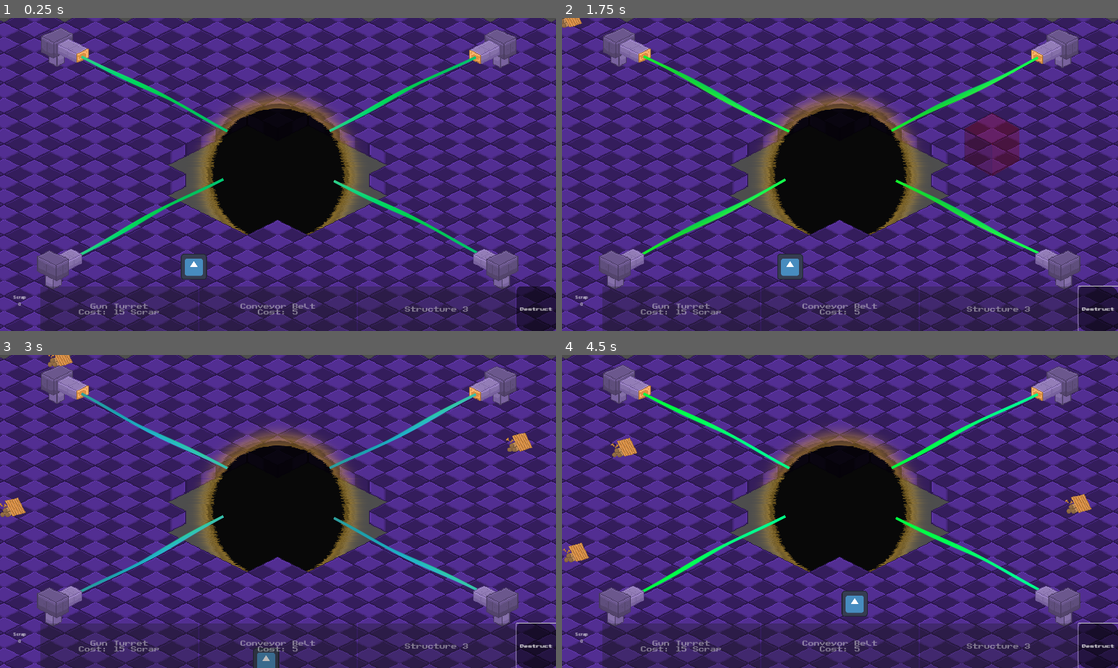
Above: before the commit, frames 1-4 (two rows, left to right).
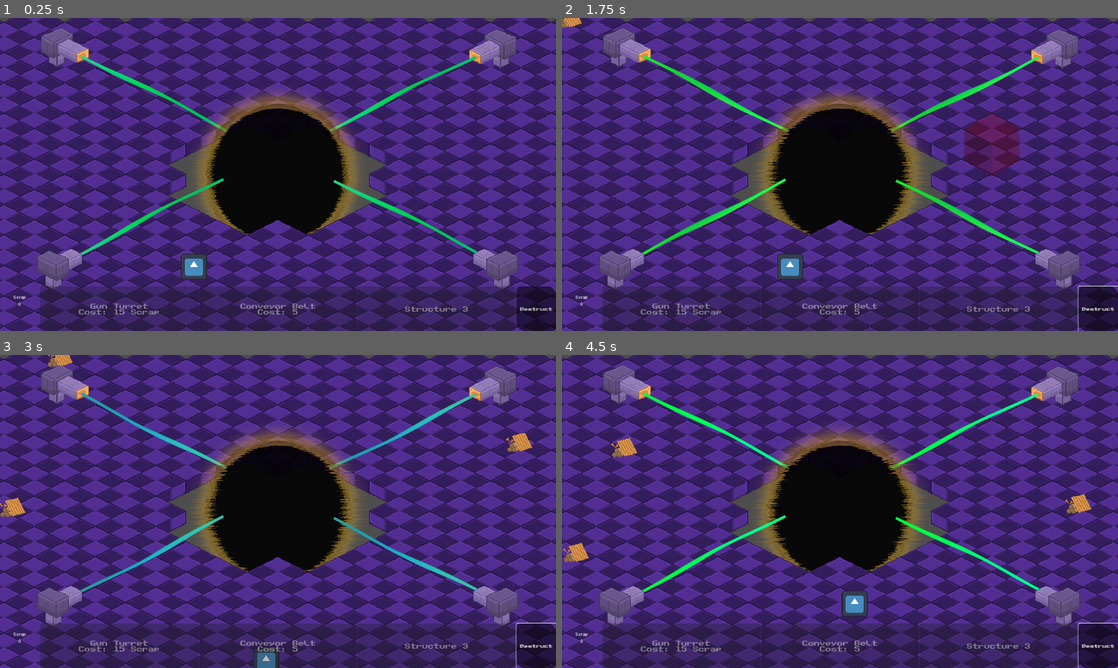
Above: after the commit, the same moments.

Repository: jkostello/Godot-Wild-Jam-69
Game: Godot game, scene res://level.tscn
Same seed, same stepped clock (60 frames per second), same inputs: the game is played once before the commit and once after it. The engine's default icon, where the game draws it, is replaced by a stand-in: a white triangle on a blue panel in a dark square. Sound files missing from this copy of the repository are replaced by a short silence.
Inputs (mouse positions are in pixels of both pictures, inside the frame that each line leads up to):
- Up to frame 1 (0.25 s): no input
- Up to frame 2 (1.75 s): click "Destruct" at 0.5 s; tap Enter at 1.25 s; move the mouse to (962, 158) at 1.27 s; hold D (right) from 1.28 s (still down); hold Space (deselect) from 1.28 s (still down); click (962, 158) at 1.42 s
- Up to frame 3 (3 s): move the mouse to (166, 527) at 2.02 s; release D (right) at 2.03 s; release Space (deselect) at 2.03 s; hold S (down) 2.03-2.78 s; tap 1 (select_structure_1) at 2.1 s; move the mouse to (333, 442) at 2.77 s; hold D (right) from 2.78 s (still down); tap 2 (select_structure_2) at 2.85 s
- Up to frame 4 (4.5 s): move the mouse to (812, 574) at 3.52 s; release D (right) at 3.53 s; hold W (up) 3.53-4.28 s; tap 3 (select_structure_3) at 3.6 s; click (812, 574) at 3.67 s; move the mouse to (1006, 558) at 4.27 s; hold A (left) from 4.28 s (still down); hold R from 4.28 s (still down)

The runs differ from the first frame. In frame 1, 0.4% of the frame differs, in the area x 37-64%, y 27-70%; in frame 2, 0.5%, in the area x 35-65%, y 27-70%; in frame 3, 0.5%; in frame 4, 0.5%.

Commit message:
animated void

Diff:
--- a/enemy.tscn
+++ b/enemy.tscn
@@ -14,6 +14,7 @@
 [node name="Enemy" type="CharacterBody2D"]
 modulate = Color(1, 1, 1, 0)
 collision_layer = 4
+collision_mask = 5
 motion_mode = 1
 script = ExtResource("1_2offh")
 
@@ -35,14 +36,16 @@
 shape = SubResource("CircleShape2D_r0t7i")
 debug_color = Color(0.945098, 0.239216, 0, 0.231373)
 
-[node name="Line2D" type="Line2D" parent="."]
-points = PackedVector2Array(0, 0, 0, 0)
-default_color = Color(0, 0, 0, 1)
-
 [node name="Icon" type="Sprite2D" parent="."]
 modulate = Color(0.258824, 0.254902, 0.254902, 1)
 scale = Vector2(0.475, 0.475)
 texture = ExtResource("1_k5c3l")
+
+[node name="Line2D" type="Line2D" parent="."]
+points = PackedVector2Array(0, 0, 0, 0)
+default_color = Color(0, 0, 0, 1)
+begin_cap_mode = 2
+end_cap_mode = 2
 
 [node name="Attack" type="AudioStreamPlayer" parent="."]
 stream = ExtResource("3_xrptl")
--- a/laser.tscn
+++ b/laser.tscn
@@ -15,6 +15,23 @@
 radius = 34.8745
 height = 235.427
 
+[sub_resource type="SpriteFrames" id="SpriteFrames_83u5x"]
+animations = [{
+"frames": [{
+"duration": 1.0,
+"texture": ExtResource("2_e7556")
+}, {
+"duration": 1.0,
+"texture": ExtResource("3_j1jp5")
+}, {
+"duration": 1.0,
+"texture": ExtResource("4_2kyal")
+}],
+"loop": true,
+"name": &"default",
+"speed": 5.0
+}]
+
 [sub_resource type="ShaderMaterial" id="ShaderMaterial_v0e74"]
 resource_local_to_scene = true
 shader = ExtResource("2_4okvl")
@@ -31,23 +48,6 @@
 shader_parameter/wave_frequency = 3.0
 shader_parameter/wave_offset = 1.8
 shader_parameter/iterations = 4
-
-[sub_resource type="SpriteFrames" id="SpriteFrames_83u5x"]
-animations = [{
-"frames": [{
-"duration": 1.0,
-"texture": ExtResource("2_e7556")
-}, {
-"duration": 1.0,
-"texture": ExtResource("3_j1jp5")
-}, {
-"duration": 1.0,
-"texture": ExtResource("4_2kyal")
-}],
-"loop": true,
-"name": &"default",
-"speed": 5.0
-}]
 
 [node name="Laser" type="Node2D" groups=["Laser"]]
 script = ExtResource("1_gukvq")
@@ -71,14 +71,16 @@
 rotation = -0.0315904
 shape = SubResource("CapsuleShape2D_ewvee")
 
+[node name="AnimatedSprite2D" type="AnimatedSprite2D" parent="."]
+position = Vector2(1.90735e-06, -3.8147e-06)
+scale = Vector2(1, 1)
+sprite_frames = SubResource("SpriteFrames_83u5x")
+
 [node name="ColorRect" type="ColorRect" parent="."]
 material = SubResource("ShaderMaterial_v0e74")
 offset_top = -40.0
 offset_right = 808.0
 offset_bottom = 40.0
-
-[node name="AnimatedSprite2D" type="AnimatedSprite2D" parent="."]
-sprite_frames = SubResource("SpriteFrames_83u5x")
 
 [node name="AudioStreamPlayer" type="AudioStreamPlayer" parent="."]
 stream = ExtResource("5_r2q0y")
--- a/level.tscn
+++ b/level.tscn
@@ -128,7 +128,10 @@
 position = Vector2(22, 14)
 rotation = 1.1143
 
-[node name="ColorRect" parent="Laser" index="1"]
+[node name="AnimatedSprite2D" parent="Laser" index="1"]
+frame = 1
+
+[node name="ColorRect" parent="Laser" index="2"]
 material = SubResource("ShaderMaterial_bpbao")
 offset_left = 75.0
 offset_top = -102.0
@@ -136,9 +139,6 @@
 offset_bottom = -22.0
 rotation = -0.483485
 
-[node name="AnimatedSprite2D" parent="Laser" index="2"]
-frame = 1
-
 [node name="Laser2" parent="." instance=ExtResource("4_t28y2")]
 y_sort_enabled = true
 position = Vector2(-1051, -628)
@@ -155,7 +155,11 @@
 position = Vector2(-26.0133, 25.0861)
 rotation = -1.63509
 
-[node name="ColorRect" parent="Laser2" index="1"]
+[node name="AnimatedSprite2D" parent="Laser2" index="1"]
+frame = 2
+flip_h = true
+
+[node name="ColorRect" parent="Laser2" index="2"]
 z_index = 1
 material = SubResource("ShaderMaterial_puidh")
 offset_left = 100.0
@@ -164,10 +168,6 @@
 offset_bottom = 91.0
 rotation = 0.473645
 
-[node name="AnimatedSprite2D" parent="Laser2" index="2"]
-frame = 2
-flip_h = true
-
 [node name="Laser3" parent="." instance=ExtResource("4_t28y2")]
 position = Vector2(1074, 466)
 
@@ -175,7 +175,12 @@
 position = Vector2(10, 37)
 rotation = 2.10447
 
-[node name="ColorRect" parent="Laser3" index="1"]
+[node name="AnimatedSprite2D" parent="Laser3" index="1"]
+z_index = 1
+frame = 1
+flip_h = true
+
+[node name="ColorRect" parent="Laser3" index="2"]
 material = SubResource("ShaderMaterial_cojwc")
 offset_left = -780.0
 offset_top = -470.0
@@ -183,14 +188,13 @@
 offset_bottom = -390.0
 rotation = 0.466055
 
-[node name="AnimatedSprite2D" parent="Laser3" index="2"]
-frame = 1
-flip_h = true
-
 [node name="Laser4" parent="." instance=ExtResource("4_t28y2")]
 position = Vector2(1059, -622)
 
-[node name="ColorRect" parent="Laser4" index="1"]
+[node name="AnimatedSprite2D" parent="Laser4" index="1"]
+frame = 2
+
+[node name="ColorRect" parent="Laser4" index="2"]
 z_index = 1
 material = SubResource("ShaderMaterial_iu7sj")
 offset_left = -823.0
@@ -199,9 +203,6 @@
 offset_bottom = 452.0
 rotation = -0.4659
 
-[node name="AnimatedSprite2D" parent="Laser4" index="2"]
-frame = 2
-
 [node name="Camera2D" type="Camera2D" parent="."]
 zoom = Vector2(0.7, 0.7)
 
--- a/void.gd
+++ b/void.gd
@@ -21,6 +21,19 @@
 		get_tree().current_scene.add_child(new_scrap)
 
 
+
+
 func _on_area_2d_area_exited(area):
 	area.get_parent().tangible = true
 	area.get_parent().add_to_group("Enemy")
+
+
+
+
+func _on_frametimer_timeout():
+	var frame = $ColorRect/AnimatedSprite2D.frame
+	while $ColorRect/AnimatedSprite2D.frame == frame:
+		frame = randi_range(0,7)
+
+	$ColorRect/AnimatedSprite2D.frame = frame
+	$ColorRect2/AnimatedSprite2D2.frame = frame
--- a/void.tscn
+++ b/void.tscn
@@ -1,12 +1,53 @@
-[gd_scene load_steps=3 format=3 uid="uid://xn4epdl40krm"]
+[gd_scene load_steps=12 format=3 uid="uid://xn4epdl40krm"]
 
 [ext_resource type="Script" path="res://void.gd" id="1_bbfwi"]
 [ext_resource type="Texture2D" uid="uid://cpnrwp8ugkudo" path="res://void orb dev1.png" id="1_v1ugm"]
+[ext_resource type="Texture2D" uid="uid://cthvw03uoutxj" path="res://Void/void orb 1.png" id="3_ufuvv"]
+[ext_resource type="Texture2D" uid="uid://dt1qkpeheye28" path="res://Void/void orb 2.png" id="4_j1k0d"]
+[ext_resource type="Texture2D" uid="uid://bwhtd02ct4ybn" path="res://Void/void orb 3.png" id="5_0udyv"]
+[ext_resource type="Texture2D" uid="uid://dndepk7a0dd0a" path="res://Void/void orb 4.png" id="6_f4hs0"]
+[ext_resource type="Texture2D" uid="uid://d0io5yabe0r7q" path="res://Void/void orb 5.png" id="7_j4k1l"]
+[ext_resource type="Texture2D" uid="uid://b16yyl28ho4ks" path="res://Void/void orb 6.png" id="8_em4qj"]
+[ext_resource type="Texture2D" uid="uid://chm38cydluq6n" path="res://Void/void orb 7.png" id="9_0lbl6"]
+[ext_resource type="Texture2D" uid="uid://d0imm45xjvm15" path="res://Void/void orb 8.png" id="10_ckjnd"]
+
+[sub_resource type="SpriteFrames" id="SpriteFrames_7i20j"]
+animations = [{
+"frames": [{
+"duration": 1.0,
+"texture": ExtResource("3_ufuvv")
+}, {
+"duration": 1.0,
+"texture": ExtResource("4_j1k0d")
+}, {
+"duration": 1.0,
+"texture": ExtResource("5_0udyv")
+}, {
+"duration": 1.0,
+"texture": ExtResource("6_f4hs0")
+}, {
+"duration": 1.0,
+"texture": ExtResource("7_j4k1l")
+}, {
+"duration": 1.0,
+"texture": ExtResource("8_em4qj")
+}, {
+"duration": 1.0,
+"texture": ExtResource("9_0lbl6")
+}, {
+"duration": 1.0,
+"texture": ExtResource("10_ckjnd")
+}],
+"loop": true,
+"name": &"default",
+"speed": 10.0
+}]
 
 [node name="Void" type="Node2D"]
 script = ExtResource("1_bbfwi")
 
 [node name="VoidOrbDev1" type="Sprite2D" parent="."]
+visible = false
 modulate = Color(1, 1, 1, 0.886275)
 z_index = 2
 position = Vector2(0, -250)
@@ -15,6 +56,7 @@
 region_rect = Rect2(0, 0, 1000, 500)
 
 [node name="VoidOrbDev2" type="Sprite2D" parent="."]
+visible = false
 modulate = Color(1, 1, 1, 0.886275)
 z_index = -1
 position = Vector2(0, 250)
@@ -22,7 +64,34 @@
 region_enabled = true
 region_rect = Rect2(0, 500, 1000, 500)
 
+[node name="ColorRect" type="ColorRect" parent="."]
+z_index = 4
+clip_contents = true
+offset_left = -628.0
+offset_top = -475.0
+offset_right = 651.0
+color = Color(1, 1, 1, 0)
+
+[node name="AnimatedSprite2D" type="AnimatedSprite2D" parent="ColorRect"]
+modulate = Color(1, 1, 1, 0.886275)
+position = Vector2(628, 475)
+sprite_frames = SubResource("SpriteFrames_7i20j")
+
+[node name="ColorRect2" type="ColorRect" parent="."]
+z_index = -1
+clip_contents = true
+offset_left = -628.0
+offset_right = 651.0
+offset_bottom = 475.0
+color = Color(1, 1, 1, 0)
+
+[node name="AnimatedSprite2D2" type="AnimatedSprite2D" parent="ColorRect2"]
+modulate = Color(1, 1, 1, 0.886275)
+position = Vector2(628, 0)
+sprite_frames = SubResource("SpriteFrames_7i20j")
+
 [node name="Centerblock" type="StaticBody2D" parent="."]
+visible = false
 collision_mask = 2
 
 [node name="CollisionPolygon2D" type="CollisionPolygon2D" parent="Centerblock"]
@@ -35,4 +104,9 @@
 [node name="CollisionPolygon2D2" type="CollisionPolygon2D" parent="Area2D"]
 polygon = PackedVector2Array(-595, 72, -151, 297, -1, 221, 148, 298, 596, 74, 447, -2, 594, -76, 149, -298, -1, -223, -152, -298, -597, -77, -453, -2)
 
+[node name="Frametimer" type="Timer" parent="."]
+wait_time = 0.1
+autostart = true
+
 [connection signal="area_exited" from="Area2D" to="." method="_on_area_2d_area_exited"]
+[connection signal="timeout" from="Frametimer" to="." method="_on_frametimer_timeout"]
Binary file added: Void/void orb 1.png
Not shown, added: Void/void orb 1.png.import
Binary file added: Void/void orb 2.png
Not shown, added: Void/void orb 2.png.import
Binary file added: Void/void orb 3.png
Not shown, added: Void/void orb 3.png.import
Binary file added: Void/void orb 4.png
Not shown, added: Void/void orb 4.png.import
Binary file added: Void/void orb 5.png
Not shown, added: Void/void orb 5.png.import
Binary file added: Void/void orb 6.png
Not shown, added: Void/void orb 6.png.import
(and 6 more such lines)
